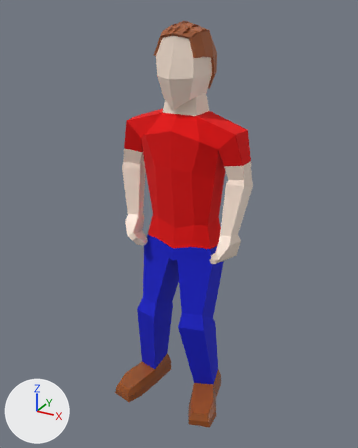
One commit to the FBX model res/models/player/Human_standing.fbx: the scene before it, then after it.
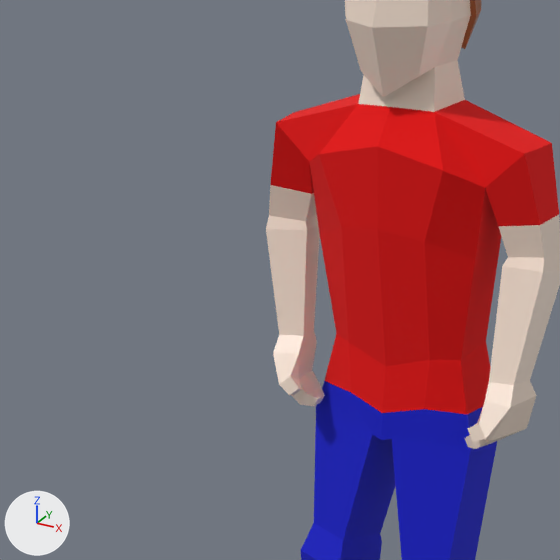
Each version is shown whole from a 50 mm lens placed at (0.0089, -0.01675, 0.01622), pointed at (0.00001, -0.0006, 0.00815), then close up on the part from 1% to 70% of the width and 15% to 70% of the height. The axes (+X, +Y, +Z) are drawn at lower left. The lights are the same throughout. Where no turn or scale is listed for an object, it has been applied to the vertices. Vertices at the same position are counted once.

In view in the first close-up: 'Person'.
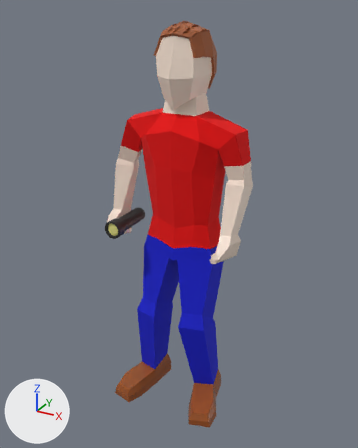
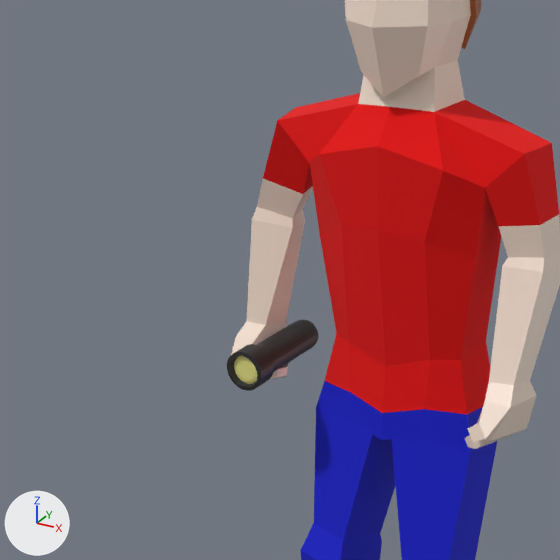
Commit message: Add standing model with flashlight

What changed in the scene script:
```text
Add mat_material:
    mat_material = principled_material('Material')
    mat_material.base_color = (0.0204, 0.0204, 0.0204)  # black #272727
Add mat_material_001:
    mat_material_001 = principled_material('Material.001')
    mat_material_001.base_color = (0.8, 0.761, 0.244)  # yellow #e7e287
Change me_cube_003:
    used by ob_person; location = (0.0, 0.0, 0.01452)
    remove me_cube_003.from_pydata(...)  # 439 vertices, 452 faces; spans x -0.0028..0.0028, y -0.0028..0.0011, z -0.0145..0.0012
    add me_cube_003.from_pydata(...)  # 439 vertices, 452 faces; spans x -0.0031..0.0028, y -0.0028..0.0011, z -0.0145..0.0012
    me_cube_003 part 1: 41 of 439 vertices moved; they spanned x -0.0028..-0.0013, y -0.0016..0.0003, z -0.0075..-0.0024 and now span x -0.0031..-0.0019, y -0.0017..0.0003, z -0.0072..-0.0023; mean shift (-0.0006, 0.0, 0.0002); largest move (-0.0016, -0.0016, -0.0071) -> (-0.0027, -0.0017, -0.0069)
Add me_cylinder:
    me_cylinder.from_pydata(...)  # 320 vertices, 290 faces; spans x -0.00037..0.00037, y -0.00124..0.00081, z -0.00037..0.00037
    # faces by material slot: [225, 65]
    me_cylinder.materials.append(mat_material)  # black #272727
    me_cylinder.materials.append(mat_material_001)  # yellow #e7e287
Add ob_cylinder:
    ob_cylinder = bpy.data.objects.new('Cylinder', me_cylinder)
    ob_cylinder.location = (-0.00226, -0.00081, 0.00795)
```

Where the change shows, as pixel boxes [x1, y1, x2, y2] in the close-ups (560 x 560 px; the box of a moved part takes in the faces that stretch with it):
'Person', reshaped: before [266, 0, 560, 560]; after [231, 0, 560, 560]
'Cylinder', added: after [227, 320, 318, 391]
    faces in mat_material (black #272727): [227, 320, 318, 391]
    faces in mat_material_001 (yellow #e7e287): [234, 356, 257, 384]
part 1 of me_cube_003, moved or reshaped: before [266, 94, 360, 406]; after [231, 93, 360, 380]
